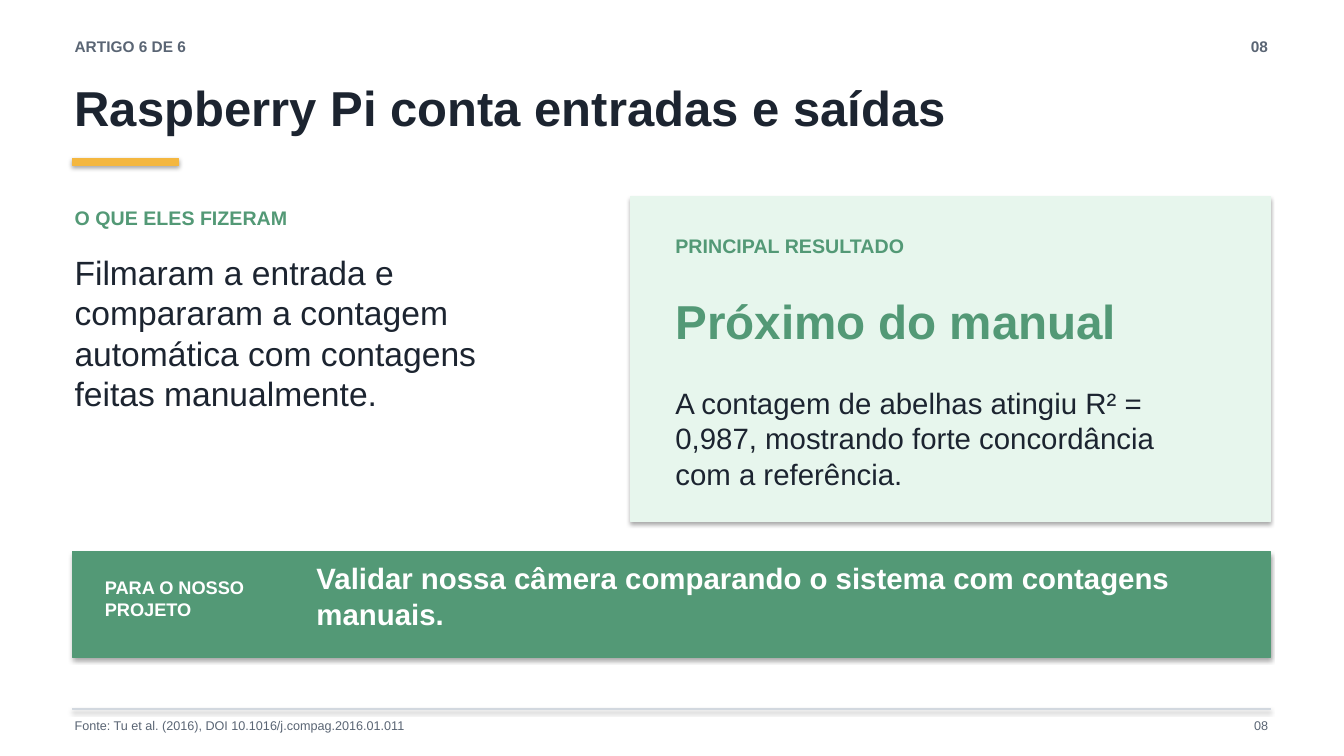
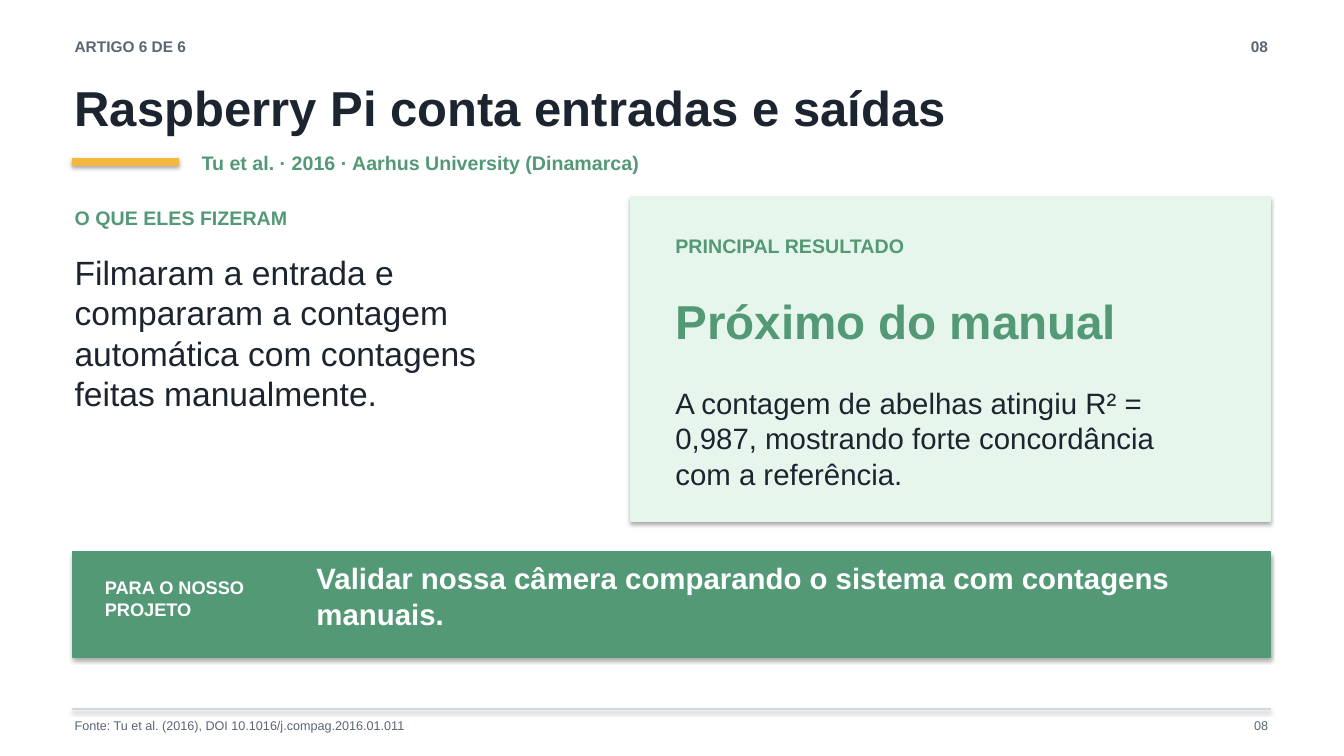
Before and after one commit to whirtex/embedded-system, a slide deck: slide 8 of beehive-monitoring/beehive-monitoring-ac4-slides-turma.pptx. Drawn at 1344x756 pixels with LibreOffice and Linux fonts; fonts in the diff are those of the drawing. Boxes give left, top, right and bottom in pixels: in the first picture for what was removed or moved away, otherwise in the second. Text is boxed around its words. In the diff, an @@ line names an element or a change of style, - is before the commit and + after.

```diff
--- a/beehive-monitoring/beehive-monitoring-ac4-slides-turma.pptx
+++ b/beehive-monitoring/beehive-monitoring-ac4-slides-turma.pptx
@@ text added at [202, 156, 638, 174], 14 pt, text #539976, bold @@
+Tu et al. · 2016 · Aarhus University (Dinamarca)
```
Also in this commit, not shown: 5 other slides changed.
